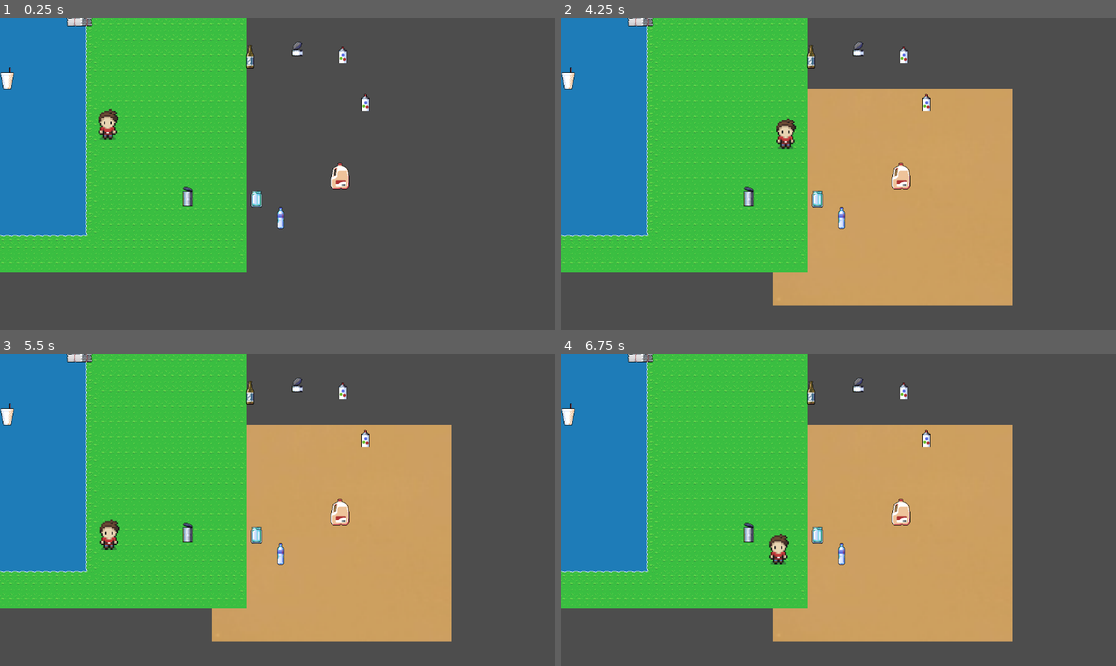
Above: before the commit, frames 1-4 (two rows, left to right).
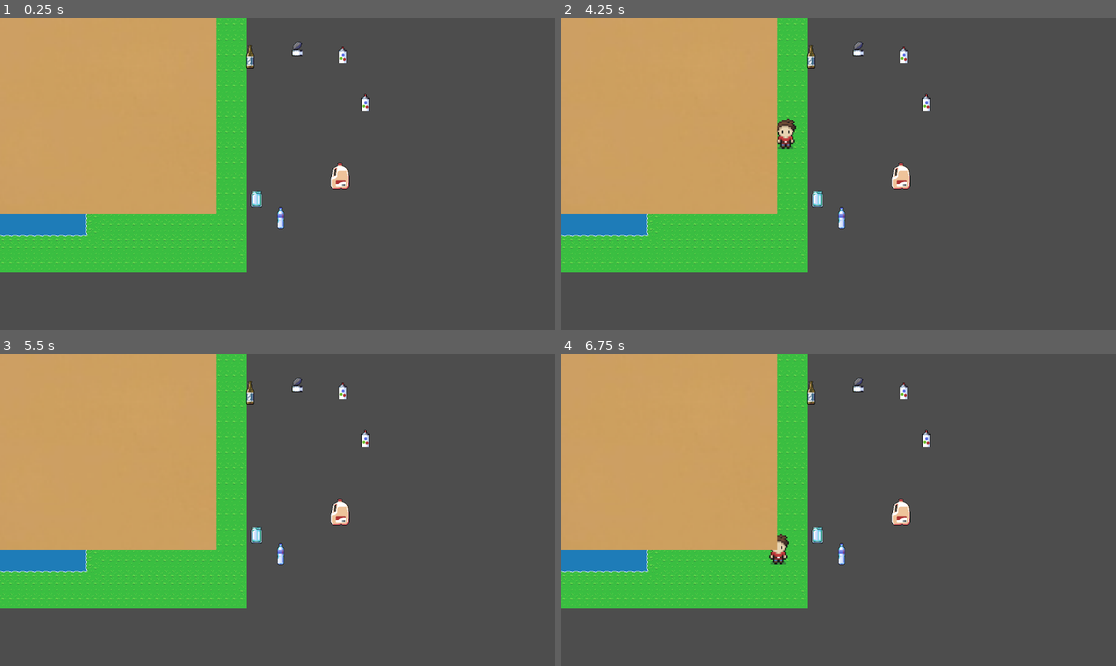
Above: after the commit, the same moments.

Repository: B-Chavez/trash-pickup
Game: Godot game, scene res://scenes/main.tscn
The game is run twice, just before and just after one commit, with the same random seed, the same clock (stepped at 60 frames per second) and the same inputs.
Inputs:
- Up to frame 1 (0.25 s): no input
- Up to frame 2 (4.25 s): tap Enter at 0.5 s; hold D (moveRight) 0.53-1.28 s; tap E (interact) every 0.75 s from 0.6 to 3.6 s; hold S (moveDown) 1.28-2.03 s; hold D (moveRight) 2.03-2.78 s; hold W (moveUp) 2.78-3.53 s; hold A (moveLeft) from 3.53 s (still down); tap I (opencloseInventory) at 4.15 s
- Up to frame 3 (5.5 s): tap E (interact) at 4.35, 5.1 s; release A (moveLeft) at 5.03 s; hold S (moveDown) from 5.03 s (still down)
- Up to frame 4 (6.75 s): release S (moveDown) at 5.78 s; hold D (moveRight) 5.78-6.53 s; tap E (interact) at 5.85, 6.6 s; hold W (moveUp) from 6.53 s (still down)

The runs differ from the first frame. In frame 1, 25% of the frame differs, in the area x 0-40%, y 0-63%; in frame 2, 50%, in the area x 0-82%, y 0-93%; in frame 3, 50%; in frame 4, 50%.
Error after the commit: Invalid assignment of property or key 'visible' with value of type 'bool' on a base object of type 'null instance'. (res://scripts/player.gd:91)

Commit message:
Tried to changed layer of inventory node to top
I tried to changed the layer of the inventory node to the top layer by changing the top node from Inventory to canvasLayer and then making the old structure a child of canvasLayer

Diff:
--- a/scenes/inventory.tscn
+++ b/scenes/inventory.tscn
@@ -3,10 +3,12 @@
 [ext_resource type="Script" uid="uid://ctulsufxsaf4c" path="res://scripts/inventory.gd" id="1_hj2ta"]
 [ext_resource type="Texture2D" uid="uid://d1joimi17c3p1" path="res://assets/inventoryTexture.png" id="2_ty45s"]
 
-[node name="Inventory" type="Node2D"]
+[node name="canvasLayer" type="CanvasLayer"]
 script = ExtResource("1_hj2ta")
 
-[node name="Sprite2D" type="Sprite2D" parent="."]
+[node name="Inventory" type="Node2D" parent="."]
+
+[node name="Sprite2D" type="Sprite2D" parent="Inventory"]
 position = Vector2(200.552, 181.75)
 scale = Vector2(5.17816, 5.17816)
 texture = ExtResource("2_ty45s")
--- a/scripts/inventory.gd
+++ b/scripts/inventory.gd
@@ -1,10 +1,10 @@
-extends Node2D
+extends CanvasLayer
 
 
 # Called when the node enters the scene tree for the first time.
 func _ready() -> void:
-	var Sprite2D_node = get_node(".").get_node("Sprite2D")
-	var children_array = get_node(".").get_children()
+	var Sprite2D_node = get_node("./Inventory").get_node("Sprite2D")
+	var children_array = get_node("./Inventory").get_children()
 	for child in children_array:
 		if child.name != "Sprite2D":
 			child.position = Sprite2D_node.position + 50
--- a/scripts/player.gd
+++ b/scripts/player.gd
@@ -35,6 +35,7 @@
 
 				#Add to inventory
 				inv_node.add_child(trash)
+
 
 				#print entire tree of Inventory to console
 				print("---- Inventory now contains: ----")
@@ -80,7 +81,7 @@
 	print("Current Inventory: ", inventory)
 
 func open_inventory():
-	var inv = get_node("/root/Inventory")
+	var inv = get_node("/root/canvasLayer/Inventory")
 	var playerPosition = get_node(".")
 	if isInvOpen:
 		inv.visible = false
